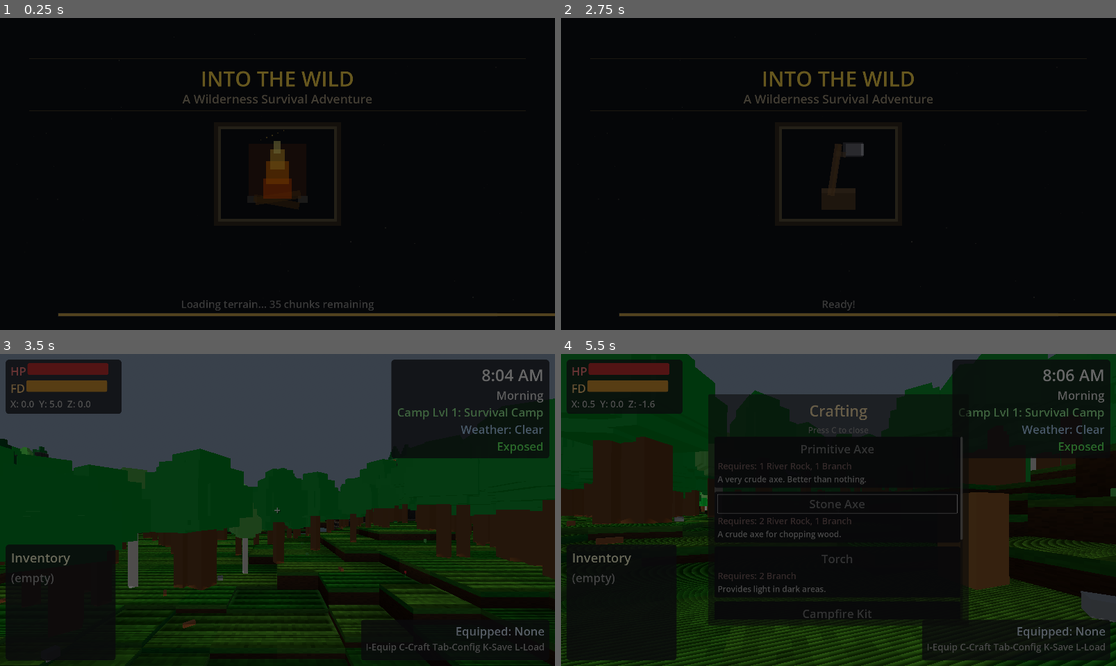
Above: before the commit, frames 1-4 (two rows, left to right).
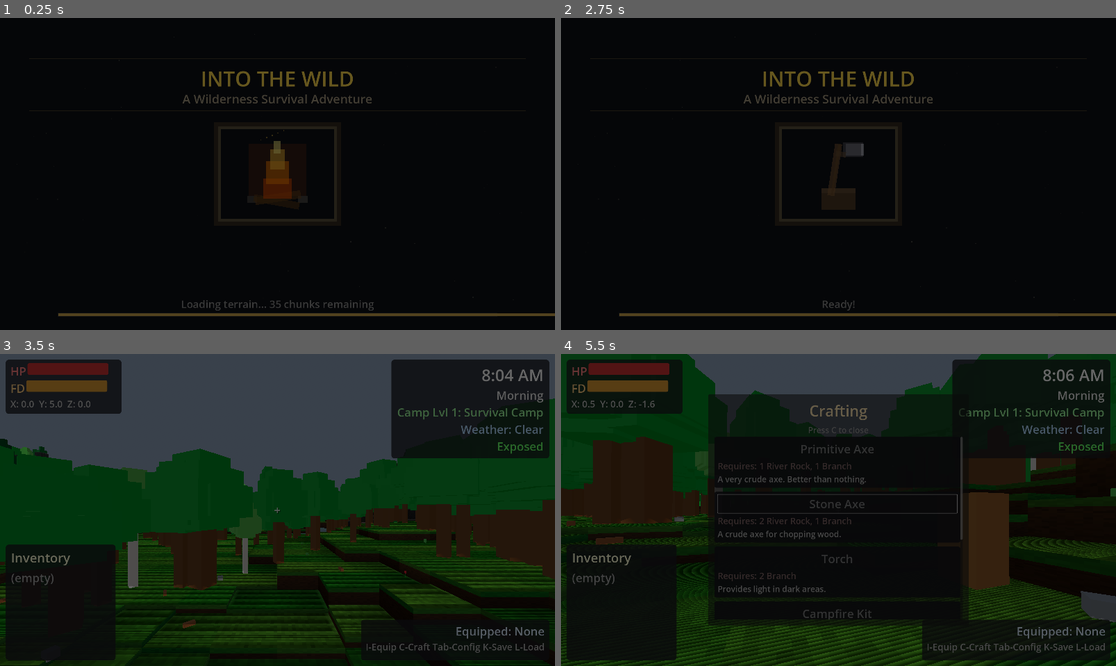
Above: after the commit, the same moments.

Repository: adchamberlain/into-the-wild
Game: Godot game, scene res://scenes/main.tscn
The game is run twice, just before and just after one commit, with the same random seed, the same clock (stepped at 60 frames per second) and the same inputs.
Inputs (mouse positions are in pixels of both pictures, inside the frame that each line leads up to):
- Up to frame 1 (0.25 s): no input
- Up to frame 2 (2.75 s): tap Enter at 0.5, 2 s; move the mouse to (866, 174) at 0.52 s; hold F (eat) 0.53-1.28 s; hold W (move_forward) from 0.53 s (still down); click (866, 174) at 0.67 s; tap Space (jump) at 0.77, 1.07, 1.25, 1.52, 1.82 s; move the mouse to (810, 174) at 1.27 s; tap F (eat) at 1.35, 2.3 s; move the mouse to (849, 167) at 2.02 s; hold E (interact) from 2.03 s (still down)
- Up to frame 3 (3.5 s): keep holding W (move_forward); move the mouse to (271, 516) at 2.77 s; release E (interact) at 2.78 s; tap M (move_structure) at 2.85 s; click (271, 516) at 2.92 s; tap Space (jump) at 3.02, 3.32 s; tap F (eat) at 3.05 s
- Up to frame 4 (5.5 s): move the mouse to (877, 513) at 3.52 s; hold C (open_crafting) 3.53-4.25 s; tap Space (jump) at 3.77, 4.07 s; tap F (eat) at 3.8, 5.3 s; release W (move_forward) at 4.25 s; drag from (672, 463) to (755, 432) at 4.27 s; move the mouse to (866, 510) at 5.02 s; hold S (move_backward) from 5.03 s (still down); hold Q (unequip) from 5.03 s (still down); click (866, 510) at 5.17 s

Frames 1-2 are identical in both runs. In frame 3, 0.1% of the frame differs, in the area x 45-72%, y 31-57%; in frame 4, less than 0.1%.

Commit message:
Fix terrain collision bugs and improve cave visuals
- Fix river end terrain carving to match water mesh taper
  - Terrain was carved beyond visible water at river ends
  - Added taper calculation to _get_river_info_at() matching water mesh

- Fix chunk boundary collision gaps causing fall-through
  - Edge vertices used wrong cache indices, causing height mismatches
  - Edge vertices now use get_height_at() directly for correct alignment

- Improve cave entrance visual integration
  - Updated rock colors to match ROCKY terrain (0.45, 0.42, 0.38)
  - Added per-piece color variation for less uniform appearance

Co-Authored-By: Claude Opus 4.5 <noreply@anthropic.com>

Diff:
--- a/scripts/world/cave_entrance.gd
+++ b/scripts/world/cave_entrance.gd
@@ -27,8 +27,10 @@
 static func _get_rock_material() -> StandardMaterial3D:
 	if not _rock_mat:
 		_rock_mat = StandardMaterial3D.new()
-		_rock_mat.albedo_color = Color(0.4, 0.38, 0.35)
+		# Match ROCKY region terrain colors for visual consistency
+		_rock_mat.albedo_color = Color(0.45, 0.42, 0.38)  # ROCKY grass color
 		_rock_mat.roughness = 0.95
+		_rock_mat.vertex_color_use_as_albedo = true  # Allow vertex color tinting
 	return _rock_mat
 
 
@@ -83,26 +85,44 @@
 	call_deferred("_setup_visuals")
 
 
+func _create_tinted_rock_material(tint: float) -> StandardMaterial3D:
+	## Create a slightly tinted version of the rock material for visual variation
+	var mat: StandardMaterial3D = StandardMaterial3D.new()
+	var base_color: Color = Color(0.45, 0.42, 0.38)  # ROCKY terrain color
+	# Apply tint variation (-0.05 to +0.05 range)
+	mat.albedo_color = Color(
+		clamp(base_color.r + tint, 0.3, 0.5),
+		clamp(base_color.g + tint * 0.8, 0.3, 0.5),
+		clamp(base_color.b + tint * 0.6, 0.3, 0.45)
+	)
+	mat.roughness = 0.95
+	return mat
+
+
 func _setup_visuals() -> void:
-	# Get shared materials and meshes (avoids shader compilation and mesh creation per cave)
-	var rock_mat: StandardMaterial3D = _get_rock_material()
+	# Get shared meshes (avoids mesh creation per cave)
 	var dark_mat: StandardMaterial3D = _get_dark_material()
+
+	# Create varied materials for each piece - breaks up the uniform look
+	# Use deterministic tints based on cave_id for consistency
+	var rng: RandomNumberGenerator = RandomNumberGenerator.new()
+	rng.seed = cave_id * 12345
 
 	# Create a rock mound/mountain using shared meshes
 	# The entrance faces +Z direction (player approaches from +Z)
 
-	# Main rock mass - the mountain body
+	# Main rock mass - the mountain body (slightly darker base)
 	var main_mass := MeshInstance3D.new()
 	main_mass.mesh = _get_main_mass_mesh()
-	main_mass.material_override = rock_mat
+	main_mass.material_override = _create_tinted_rock_material(rng.randf_range(-0.04, -0.02))
 	main_mass.position = Vector3(0, 6.0, -4.0)
 	add_child(main_mass)
 	arch_meshes.append(main_mass)
 
-	# Upper peak for mountain shape
+	# Upper peak for mountain shape (lighter, catching light)
 	var peak := MeshInstance3D.new()
 	peak.mesh = _get_peak_mesh()
-	peak.material_override = rock_mat
+	peak.material_override = _create_tinted_rock_material(rng.randf_range(0.02, 0.05))
 	peak.position = Vector3(0, 13.0, -3.0)
 	peak.rotation_degrees = Vector3(8, 15, 5)
 	add_child(peak)
@@ -111,22 +131,22 @@
 	# Front face with entrance carved out (left and right of opening)
 	var front_left := MeshInstance3D.new()
 	front_left.mesh = _get_front_side_mesh()
-	front_left.material_override = rock_mat
+	front_left.material_override = _create_tinted_rock_material(rng.randf_range(-0.02, 0.02))
 	front_left.position = Vector3(-4.75, 4.0, 1.0)
 	add_child(front_left)
 	arch_meshes.append(front_left)
 
 	var front_right := MeshInstance3D.new()
 	front_right.mesh = _get_front_side_mesh()
-	front_right.material_override = rock_mat
+	front_right.material_override = _create_tinted_rock_material(rng.randf_range(-0.02, 0.02))
 	front_right.position = Vector3(4.75, 4.0, 1.0)
 	add_child(front_right)
 	arch_meshes.append(front_right)
 
-	# Above entrance
+	# Above entrance (slightly different tone)
 	var front_top := MeshInstance3D.new()
 	front_top.mesh = _get_front_top_mesh()
-	front_top.material_override = rock_mat
+	front_top.material_override = _create_tinted_rock_material(rng.randf_range(-0.01, 0.03))
 	front_top.position = Vector3(0, 9.0, 1.0)
 	add_child(front_top)
 	arch_meshes.append(front_top)
--- a/scripts/world/chunk_manager.gd
+++ b/scripts/world/chunk_manager.gd
@@ -1177,6 +1177,7 @@
 
 func _get_river_info_at(x: float, z: float, river: Dictionary) -> Dictionary:
 	## Get information about whether a point is in a river and how far from center
+	## Now includes taper at river ends to match visual water mesh
 	var pos: Vector2 = Vector2(x, z)
 	var path: Array = river["path"]
 	var base_width: float = river["width"]
@@ -1184,21 +1185,54 @@
 
 	var min_dist: float = INF
 	var effective_width: float = base_width
-
-	# Check distance to each segment
+	var closest_segment: int = -1
+	var closest_t: float = 0.0  # Parametric position along closest segment
+
+	# Check distance to each segment and track which is closest
 	for i in range(path.size() - 1):
 		var a: Vector2 = path[i]
 		var b: Vector2 = path[i + 1]
-		var dist: float = _point_to_segment_distance(pos, a, b)
+		var dist_info: Dictionary = _point_to_segment_distance_with_t(pos, a, b)
+		var dist: float = dist_info["distance"]
 
 		if dist < min_dist:
 			min_dist = dist
-
-			# Check if near a fishing pool (wider section)
-			for pool_pos in fishing_pools:
-				if pos.distance_to(pool_pos) < river_fishing_pool_spacing * 0.5:
-					effective_width = river_fishing_pool_width
-					break
+			closest_segment = i
+			closest_t = dist_info["t"]
+
+	# Safety check - if no segments found, return not in river
+	if closest_segment < 0:
+		return {"in_river": false, "distance": INF, "width": base_width}
+
+	# Calculate effective path position (0 to path.size()-1 as float)
+	var path_position: float = float(closest_segment) + closest_t
+	var path_length: float = float(path.size() - 1)
+
+	# Taper settings - must match water mesh rendering
+	var taper_points: int = 8  # Number of waypoints to taper over
+	var min_width_factor: float = 0.1  # Minimum width as fraction of full width
+
+	# Calculate taper factor based on position along river
+	var taper: float = 1.0
+	if path_position < taper_points:
+		# Taper at start - use smooth easing (quadratic ease-in)
+		var t: float = path_position / float(taper_points)
+		taper = min_width_factor + (1.0 - min_width_factor) * (t * t)
+	elif path_position > path_length - taper_points:
+		# Taper at end - use smooth easing
+		var dist_from_end: float = path_length - path_position
+		var t: float = dist_from_end / float(taper_points)
+		taper = min_width_factor + (1.0 - min_width_factor) * (t * t)
+
+	# Apply taper to width
+	effective_width = base_width * taper
+
+	# Check if near a fishing pool (wider section) - only if not heavily tapered
+	if taper > 0.5:
+		for pool_pos in fishing_pools:
+			if pos.distance_to(pool_pos) < river_fishing_pool_spacing * 0.5:
+				effective_width = max(effective_width, river_fishing_pool_width * taper)
+				break
 
 	var in_river: bool = min_dist < effective_width / 2.0
 
@@ -1223,6 +1257,22 @@
 	var closest: Vector2 = a + ab * t
 
 	return p.distance_to(closest)
+
+
+func _point_to_segment_distance_with_t(p: Vector2, a: Vector2, b: Vector2) -> Dictionary:
+	## Calculate distance and parametric position (t) from point p to line segment ab
+	var ab: Vector2 = b - a
+	var ap: Vector2 = p - a
+
+	var ab_len_sq: float = ab.length_squared()
+	if ab_len_sq == 0:
+		return {"distance": ap.length(), "t": 0.0}
+
+	# Project p onto the line, clamped to segment
+	var t: float = clamp(ap.dot(ab) / ab_len_sq, 0.0, 1.0)
+	var closest: Vector2 = a + ab * t
+
+	return {"distance": p.distance_to(closest), "t": t}
 
 
 func _world_to_chunk(world_pos: Vector3) -> Vector2i:
--- a/scripts/world/terrain_chunk.gd
+++ b/scripts/world/terrain_chunk.gd
@@ -649,16 +649,17 @@
 			var world_x: float = chunk_world_x + x * cell_size
 			var world_z: float = chunk_world_z + z * cell_size
 
-			# Use cached height if available (cache includes border, so offset by 1)
+			# Use cached height for interior vertices, direct calculation for edges
+			# Edge vertices (x=chunk_size_cells or z=chunk_size_cells) must use get_height_at()
+			# to ensure correct heights at chunk boundaries (cache has wrong positions for edges)
 			var height: float
-			if _height_cache.size() > 0 and x < _height_cache_size - 1 and z < _height_cache_size - 1:
-				# Map from vertex position to cache position
-				# Cache was built for cell centers, but we need vertex corners
-				# Use nearest cell center height
-				var cache_x: int = x + 1 if x < chunk_size_cells else x
-				var cache_z: int = z + 1 if z < chunk_size_cells else z
+			if _height_cache.size() > 0 and x < chunk_size_cells and z < chunk_size_cells:
+				# Interior vertex - use cache (offset by 1 for border)
+				var cache_x: int = x + 1
+				var cache_z: int = z + 1
 				height = _height_cache[cache_z][cache_x]
 			else:
+				# Edge vertex - always use direct calculation for correct chunk boundary heights
 				height = chunk_manager.get_height_at(world_x, world_z)
 
 			map_data[z * map_width + x] = height
Not shown, changed: DEV_LOG.md
